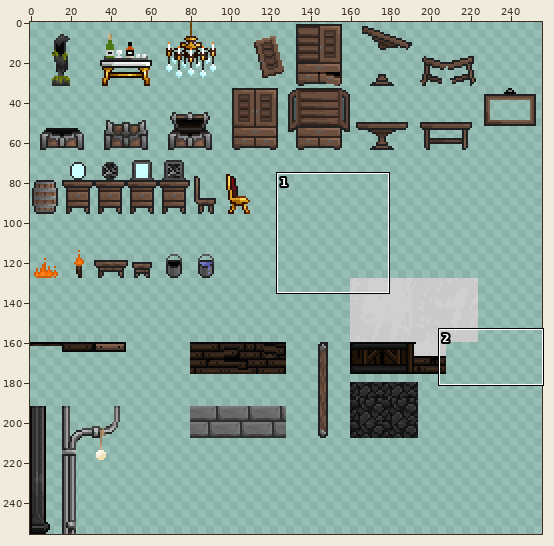
Sprite sheet, stored at LudumDare48/Assets/Sprites/tile.png. The first picture is a wide view before the edit; the outline marks the close-up.
Close-up. Earlier state:
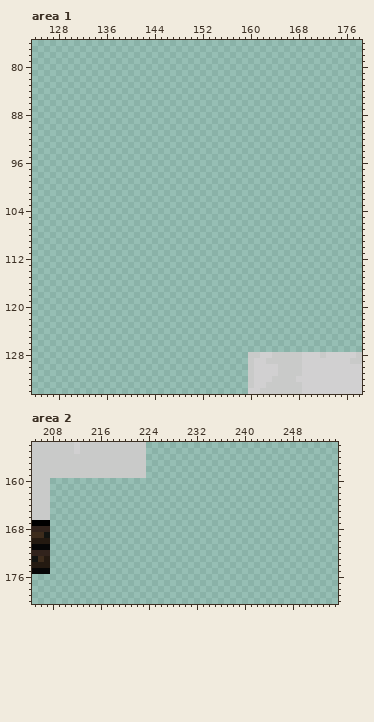
The file is 256x256 pixels. Pixels under 10% opacity are left out. Colours within 5 levels of each other are drawn and written as one. Shown: area 1: x 124..178, y 76..134; area 2: x 205..255, y 154..180. The commit also changed other parts of the picture, which this record leaves out.
Once edited:
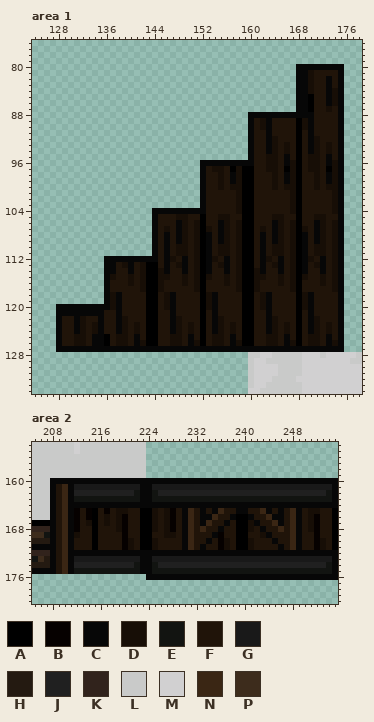
Palette (. is transparent): A #000000  B #060100  C #070707  D #170e06  E #121411  F #201409  G #191919  H #241a11  J #202020  K #31231c  L #c9cac9  M #d1d0d1  N #3a2614  P #3d2c1c
Changes in this commit:
Changed rows in their new state; - is an unchanged pixel.
Area 1:
first column x 128:
 80 ----------------------------------------CCCCCCCC
 81 ----------------------------------------CCDFFFFC
 82 ----------------------------------------CCDFFCFC
 83 ----------------------------------------CCDFFCFC
 84 ----------------------------------------CCDFFCDC
 85 ----------------------------------------CCAFFCDC
 86 ----------------------------------------CCAFFCDC
 87 ----------------------------------------CCAFFDFC
 88 --------------------------------CCCCCCCCCCCFFFFC
 89 --------------------------------CFDCFFFFADCFFFFC
 90 --------------------------------CFDCFFFFADCFFFFC
 91 --------------------------------CFFCFFFFAFCFFFFC
 92 --------------------------------CFFCDFFFAFCDFFFC
 93 --------------------------------CFFCDFDFAFCDFDFC
 94 --------------------------------CFFCDFDFAFCDFDFC
 95 --------------------------------CFFDDFCFAFDDFCFC
 96 ------------------------CCCCCCCCCFFDDFCDAFDDFCDC
 97 ------------------------CFDDFADAAFFDDFADAFDDFADC
 98 ------------------------CFFDFCDAAFFFDFCDAFFDFCDC
 99 ------------------------CFFDFCDAAFFFDFCDAFFDFCDC
100 ------------------------CFFDFDDAAFFFDFDDAFFDFDDC
101 ------------------------CFFFFFDAAFFFFFFDAFFFFFDC
102 ------------------------CFFFFFDAAFFFFFFDAFFFFFDC
103 ------------------------CFFFFFDAAFFFFFFDAFFFFFDC
104 ----------------CCCCCCCCCFFFFFDAAFFFFFFDAFFFFFDC
105 ----------------CFFFDDFFAFFDDFFAAFFFDDFFAFFDDFFC
106 ----------------CFFFCDFDAFFCDFDAAFFFCDFDAFFCDFDC
107 ----------------CFDFCDFDADFCDFDAAFDFCDFDADFCDFDC
108 ----------------CFCFCDFDACFCDFDAAFCFCDFDACFCDFDC
109 ----------------CFCFCDFDACFCDFDAAFCFCDFDACFCDFDC
110 ----------------CFCFDDFDACFDDFDAAFCFDDFDACFDDFDC
111 ----------------CFCFDDFDACFDDFDAAFCFDDFDACFDDFDC
112 --------CCCCCCCCCFCDFCFDACDFCFDAAFCDFCFDACDFCFDC
113 --------CCFDCFDAAFCFDCFDACFDCFDAAFCFDCFDACFDCFDC
114 --------CCFFCFDAADCFFCFDACFFCFDAADCFFCFDACFFCFDC
115 --------CDFFDFDAADDFFDFDADFFDFDAADDFFDFDADFFDFDC
116 --------CFFFDFDAADFFFDFDAFFFDFDAADFFFDFDAFFFDFDC
117 --------CFFFFFDAADFFFFFDAFFFFFDAADFFFFFDAFFFFFDC
118 --------CDCFFFFAAFDCFFFFADCFFFFAAFDCFFFFADCFFFFC
119 --------CDCFFFFAAFDCFFFFADCFFFFAAFDCFFFFADCFFFFC
120 CCCCCCCCCDCFFFFAAFDCFFFFADCFFFFAAFDCFFFFADCFFFFC
121 CCCCCCCCFFCFFFFAAFFCFFFFAFCFFFFAAFFCFFFFAFCFFFFC
122 CFFCDFFCFFCDFFFAAFFCDFFFAFCDFFFAAFFCDFFFAFCDFFFC
123 CFFCDFDCFFCDFDFAAFFCDFDFAFCDFDFAAFFCDFDFAFCDFDFC
124 CFFCDFDCFFCDFDFAAFFCDFDFAFCDFDFAAFFCDFDFAFCDFDFC
125 CFFDDFCCAFDDFCFAAFFDDFCFAFDDFCFAAFFDDFCFAFDDFCFC
126 CFFDDFCCAFDDFCDAAFFDDFCDAFDDFCDAAFFDDFCDAFDDFCDC
127 CCCCCCCCCCCCCCCCCCCCCCCCCCCCCCCCCCCCCCCCCCCCCCCC
Area 2:
first column x 208:
160 CCCCCCCCCCCCCCCCCCCCCCCCCCCCCCCCCCCCCCCCCCCCCCCC
161 CFNCGGGGGGGGGGGCCGGGGGGGGGGGGGGGGGGGGGGGGGGGGGGC
162 CFNCJJJJJJJJJJECCEJJJJJJJJJJJJJJJJJJJJJJJJJJJJEC
163 CFNCEEEEEEEEEEECCEEEEEEEEEEEEEEEEEEEEEEEEEEEEEEC
164 CFNCCCCCCCCCCCCCCCCCCCCCCCCCCCCCCCCCCCCCCCCCCCCC
165 CFNCBFBAFBFDDFFAADFDBFCNFCFCNFFCCFFNCFCFNCFDDFFA
166 CFNCBFBAFDFDBFFAADFDBFCNFCCNFFCAACFFNCCFNCFDBFFA
167 CFNCBFDAFDFDBFFAADFDBFCNFCNFFCFAADCFFNCFNCFDBFFA
168 CFNCBFFAFFFDBFFAADFDBFCNFNFFCFFAADFCFFNFNCFDBFFA
169 CFNCDFFAFFFFBFFAAFFDDFCNFFFCBFFAAFFDCFFFNCFFBFFA
170 CFNCFFFAFFFFBDFAADFFFFCNFFCFBDFAADFFFCFFNCFFBDFA
171 CFNCFFFAFFFFBDFAADFFFFCNFCFFBDFAADFFFFCFNCFFBDFA
172 CFNCCCCCCCCCCCCCCCCCCCCCCCCCCCCCCCCCCCCCCCCCCCCC
173 CFNCGGGGGGGGGGGCCGGGGGGGGGGGGGGGGGGGGGGGGGGGGGGC
174 CFNCJJJJJJJJJJECCEJJJJJJJJJJJJJJJJJJJJJJJJJJJJEC
175 CFNCEEEEEEEEEEECCEEEEEEEEEEEEEEEEEEEEEEEEEEEEEEC
176 ----------------CCCCCCCCCCCCCCCCCCCCCCCCCCCCCCCC
Changed places in both close-ups, as pixel boxes (x1, y1, x2, y2):
added: (56, 64, 344, 352)
added: (50, 478, 338, 580)
